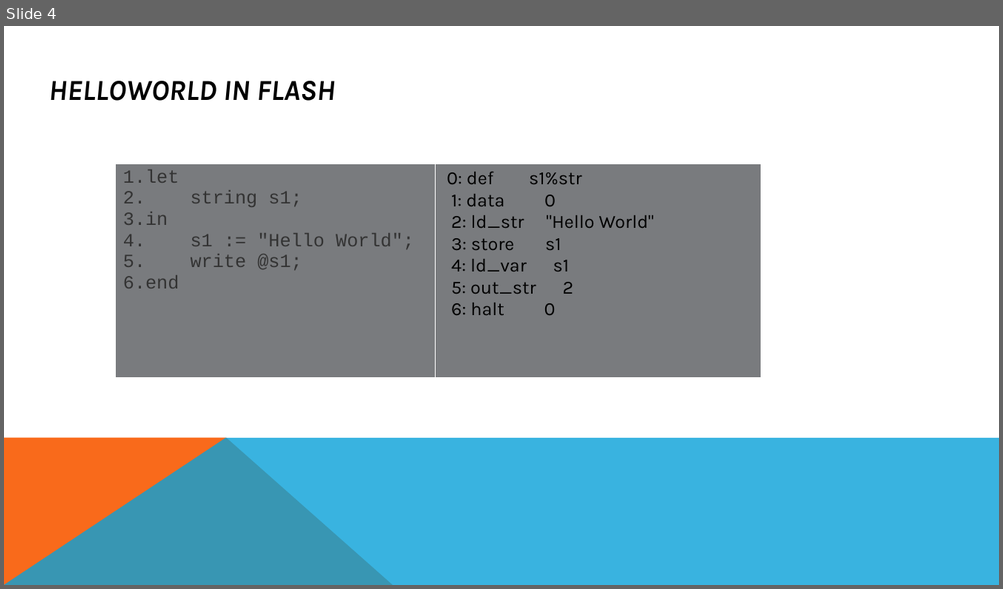
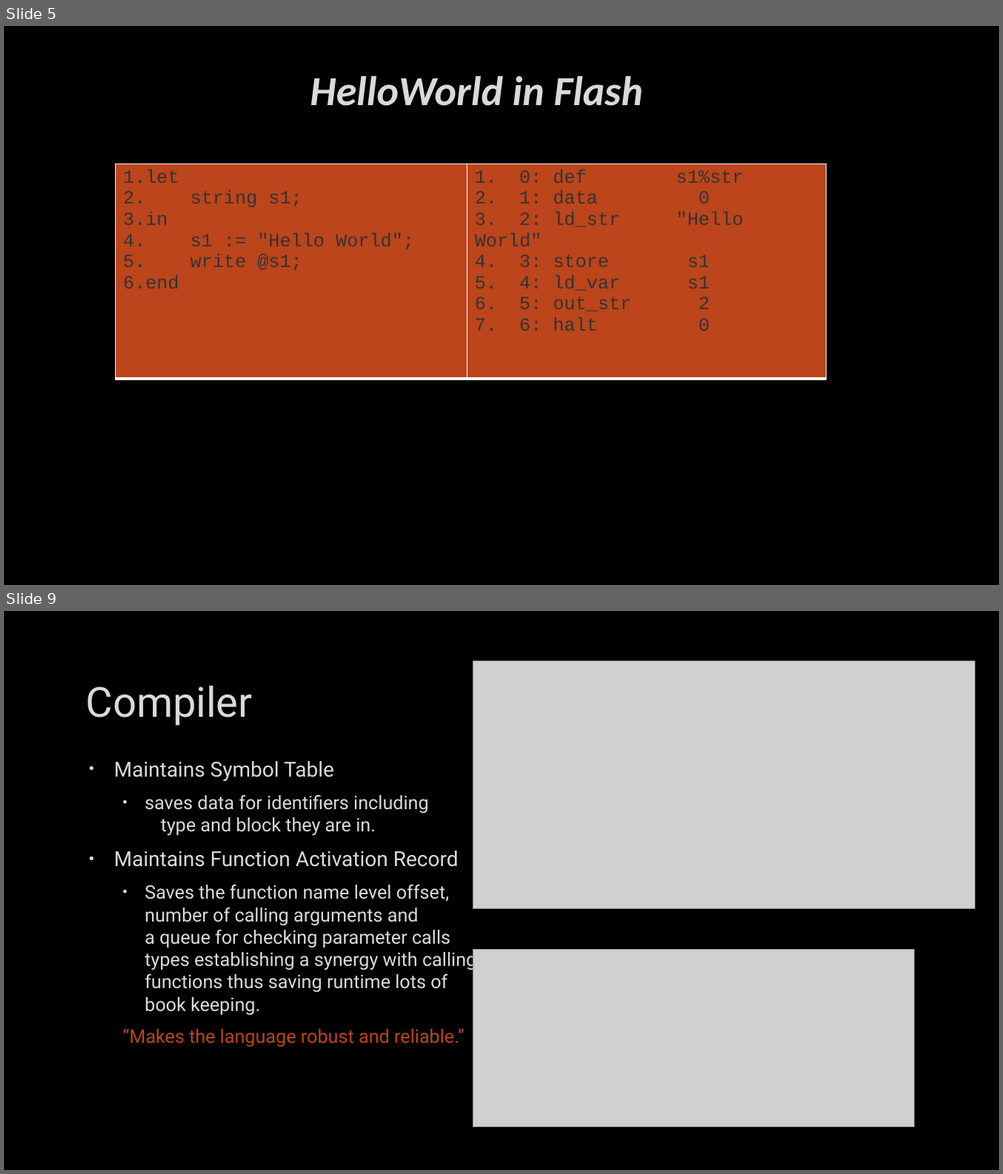
Before and after one commit to bhrlabs/CompilerRuntime, a slide deck: Document/Flash_ppt.pptx. Shown one above the other, each under a label of ours: slide 4 before the commit, slides 5 and 9 after it; the slides between them are not shown. The pictures are 1003x589 and 1003x1174 pixels, drawn with LibreOffice and Linux fonts; fonts in the diff are those of the drawing; grey boxes stand for pictures; background and template pictures are left out. Boxes give left, top, right and bottom in pixels: in the first picture for what was removed or moved away, otherwise in the second. Text is boxed around its words. In the diff, an @@ line names an element or a change of style, - is before the commit and + after.

```diff
--- a/Document/Flash_ppt.pptx
+++ b/Document/Flash_ppt.pptx
@@ slide 9 added at (x1=4, y1=611, x2=999, y2=1170), background picture (left out) @@
@@ picture added at (x1=472, y1=661, x2=975, y2=909) @@
@@ title added at (x1=86, y1=686, x2=253, y2=726), 40 pt, text #DADADA @@
+Compiler
@@ text added at (x1=114, y1=761, x2=476, y2=1048), 18 pt, text #DADADA @@
+• Maintains Symbol Table
+  • saves data for identifiers including
+    type and block they are in.
+• Maintains Function Activation Record
+  • Saves the function name level offset,
+    number of calling arguments and
+    a queue for checking parameter calls
+    types establishing a synergy with calling
+    functions thus saving runtime lots of
+    book keeping.
+  “Makes the language robust and reliable.”
@@ picture added at (x1=472, y1=950, x2=914, y2=1128) @@
@@ what was slide 4 is now slide 5 @@
@@ slide 5 changed as well @@
@@ background #FFFFFF to picture (left out) @@
@@ title at (x1=310, y1=76, x2=643, y2=106): text changed; size 28 to 40 pt; font Karla to Calibri; text colour #000000 to #DADADA @@
-HELLOWORLD IN FLASH
+HelloWorld in Flash
@@ table at (x1=116, y1=164, x2=826, y2=379) @@
@@ fill #797B7E to #BC451B in row 1 @@
@@ font Karla to Courier New, text colour #000000 to #333333 in "0: def s1%str", "1: data 0", "2: ld_str "Hello World"", "3: store s1" and 3 more places @@
@@ bullet none to 1. @@
@@ table resized from (x1=116, y1=164, x2=761, y2=379) to (x1=116, y1=164, x2=826, y2=379) @@
@@ freeform shape removed at (x1=4, y1=438, x2=392, y2=585) @@
@@ freeform shape removed at (x1=4, y1=438, x2=999, y2=585) @@
```
Also in this commit, not shown: 12 other slides changed, 7 other slides added, 4 slides removed, 21 other files.
